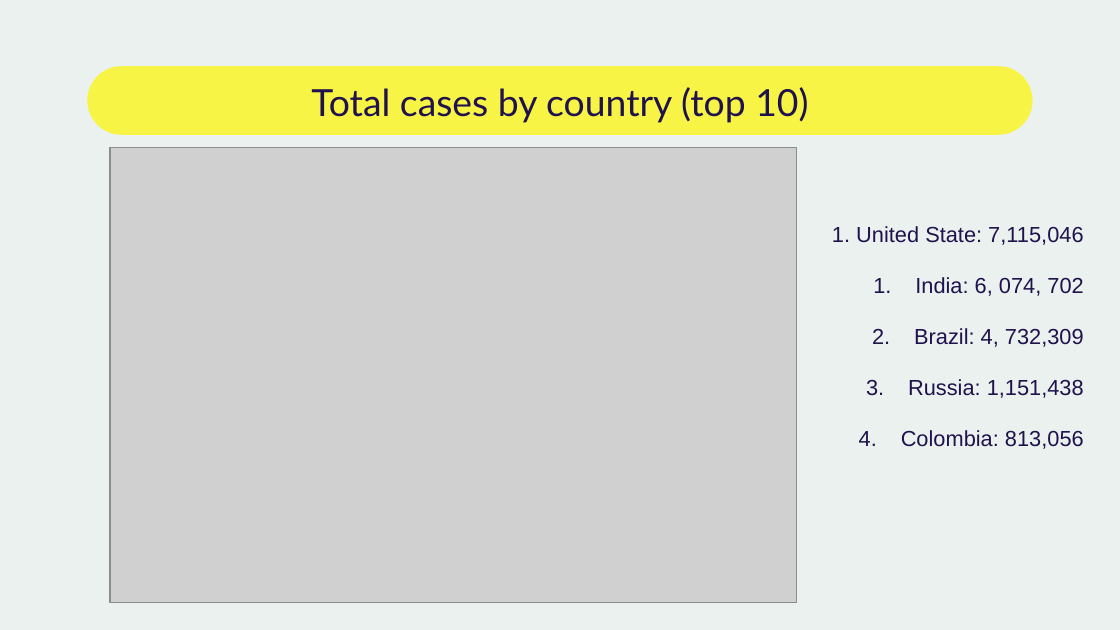
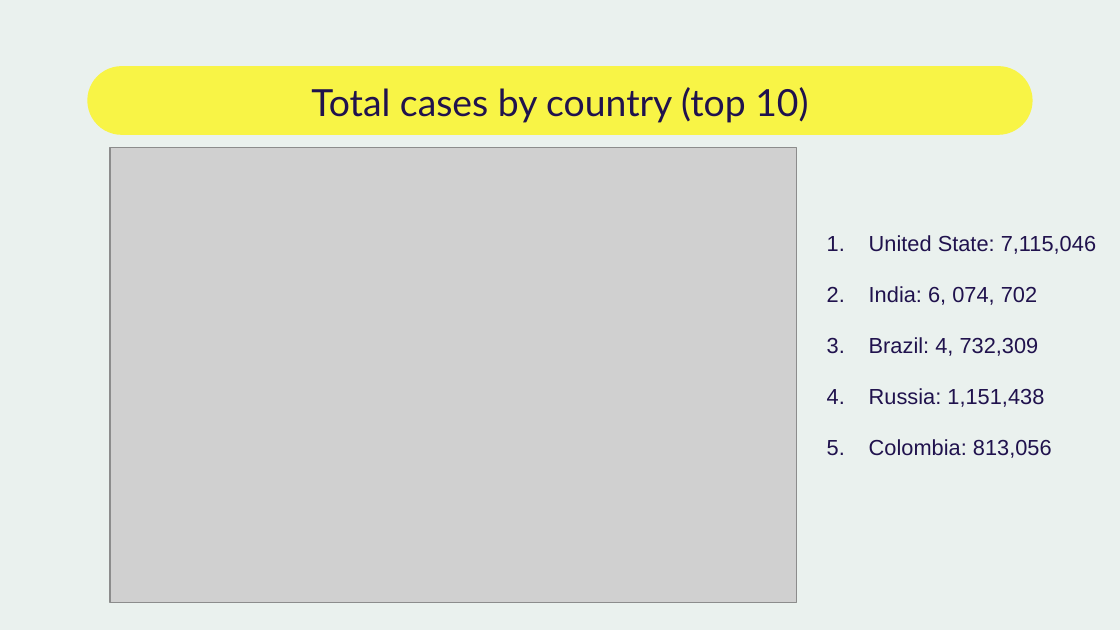
Before and after one commit to jjjdewan/ucb-data-visualization-msgrp-project1-covid-19, a slide deck: slide 6 of presentation_covid19.pptx. Drawn at 1120x630 pixels with LibreOffice and Linux fonts; fonts in the diff are those of the drawing; grey boxes stand for pictures. Boxes give left, top, right and bottom in pixels: in the first picture for what was removed or moved away, otherwise in the second. Text is boxed around its words. In the diff, an @@ line names an element or a change of style, - is before the commit and + after.

```diff
--- a/presentation_covid19.pptx
+++ b/presentation_covid19.pptx
@@ text "United State: 7,115,046": place and size @@
-text "United State: 7,115,046" at <box>832,226,1084,449</box>
+text "United State: 7,115,046" at <box>869,235,1096,458</box>
@@ text at <box>869,235,1096,254</box>: text changed @@
-1. United State: 7,115,046
+1. United State: 7,115,046
@@ text at <box>869,286,1052,458</box>: alignment right to left @@
```
Also in this commit, not shown: 5 other slides changed, 1 slide added, 1 slide removed, 1 other file.
